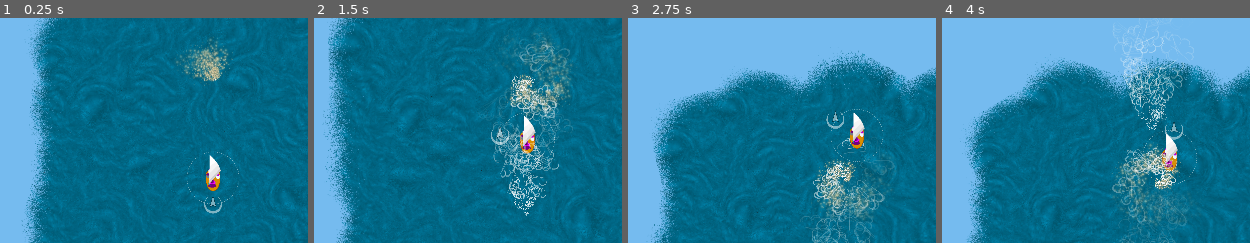
Above: before the commit, frames 1-4 (left to right).
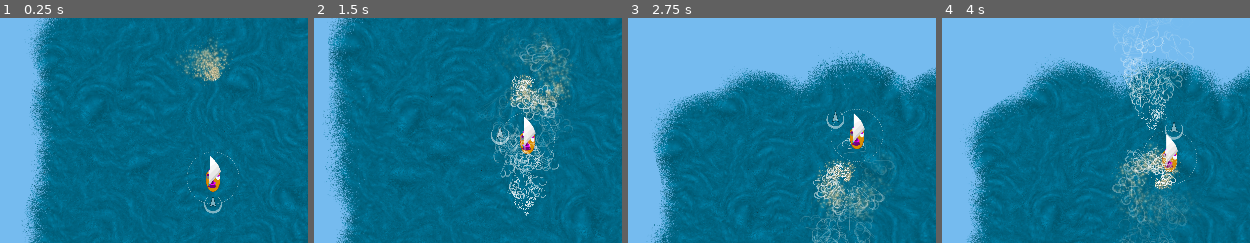
Above: after the commit, the same moments.

Repository: derhannesb/mergicians
Game: Godot game, scene res://scenes/main.tscn
Same seed, same stepped clock (60 frames per second), same inputs: the game is played once before the commit and once after it.
Inputs:
- Up to frame 1 (0.25 s): no input
- Up to frame 2 (1.5 s): hold D (right) 0.53-1.28 s; hold Space (action) 0.53-1.28 s; hold A (left) from 1.28 s (still down); tap Page Up (zoom_in) at 1.35 s
- Up to frame 3 (2.75 s): release A (left) at 2.03 s; hold D (right) from 2.03 s (still down); tap Page Down (zoom_out) at 2.1 s
- Up to frame 4 (4 s): tap Space (action) at 2.85 s; release D (right) at 3.53 s; hold A (left) from 3.53 s (still down); tap Page Up (zoom_in) at 3.6 s
The pictures show only the part of the screen within x 0-50%, y 14-64%; the shares and areas given below are measured in that part.

The runs differ from the first frame. In frame 1, 0.2% of the frame differs, in the area x 66-72%, y 60-78%; in frame 2, 0.2%; in frame 3, 0.2%; in frame 4, 0.1%.

Commit message:
Ship/Sail rotation

Diff:
--- a/scenes/Ship.gd
+++ b/scenes/Ship.gd
@@ -45,3 +45,6 @@
 	#$Trail/TrailParticles.lifetime = linear_velocity.length() / 20
 	#$Trail.rotation = position.angle_to(linear_velocity.normalized()) - PI/2 - rotation
 	$Trail/Particles2D.speed_scale = 0.1 + linear_velocity.length() / 50
+
+	# $Ship.rotation = position.angle_to (linear_velocity.normalized()) - PI/2 - rotation
+	$Sail.rotation = - rotation
--- a/scenes/Ship.tscn
+++ b/scenes/Ship.tscn
@@ -130,8 +130,6 @@
 
 [node name="Placement" type="Node2D" parent="." index="1"]
 
-editor/display_folded = true
-
 [node name="PlacementCircle" type="Sprite" parent="Placement" index="0"]
 
 editor/display_folded = true
@@ -180,10 +178,14 @@
 
 [node name="Ship" type="Sprite" parent="." index="4"]
 
+position = Vector2( 0.246002, -3.451 )
 texture = ExtResource( 5 )
-_sections_unfolded = [ "Material", "Visibility" ]
+offset = Vector2( 0, 5 )
+_sections_unfolded = [ "Material", "Offset", "Visibility" ]
 
 [node name="Sail" type="Sprite" parent="." index="5"]
 
-position = Vector2( 4.82962, -20.5531 )
+position = Vector2( 0.246002, -3.451 )
 texture = ExtResource( 6 )
+offset = Vector2( 5, -15 )
+_sections_unfolded = [ "Offset" ]
